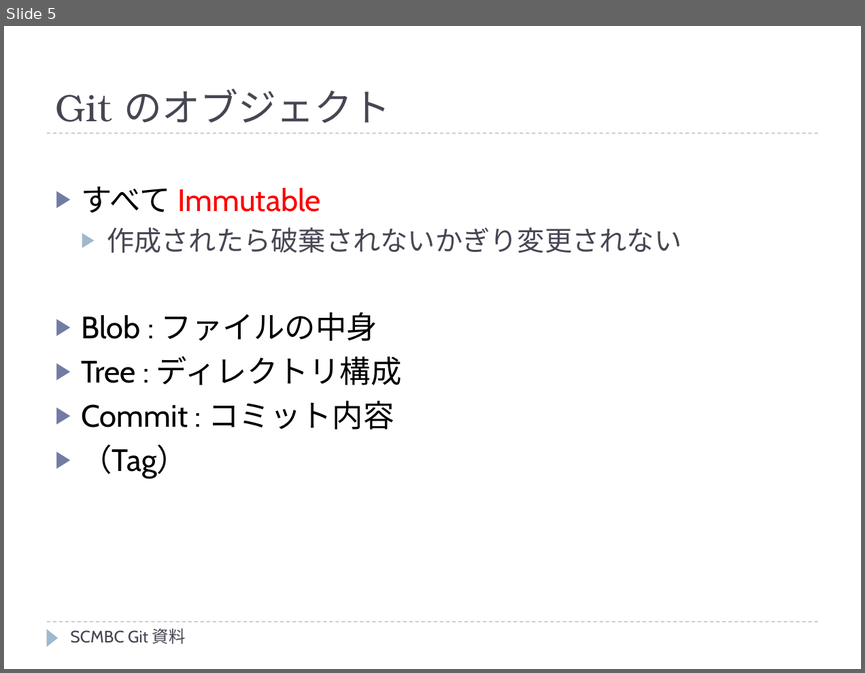
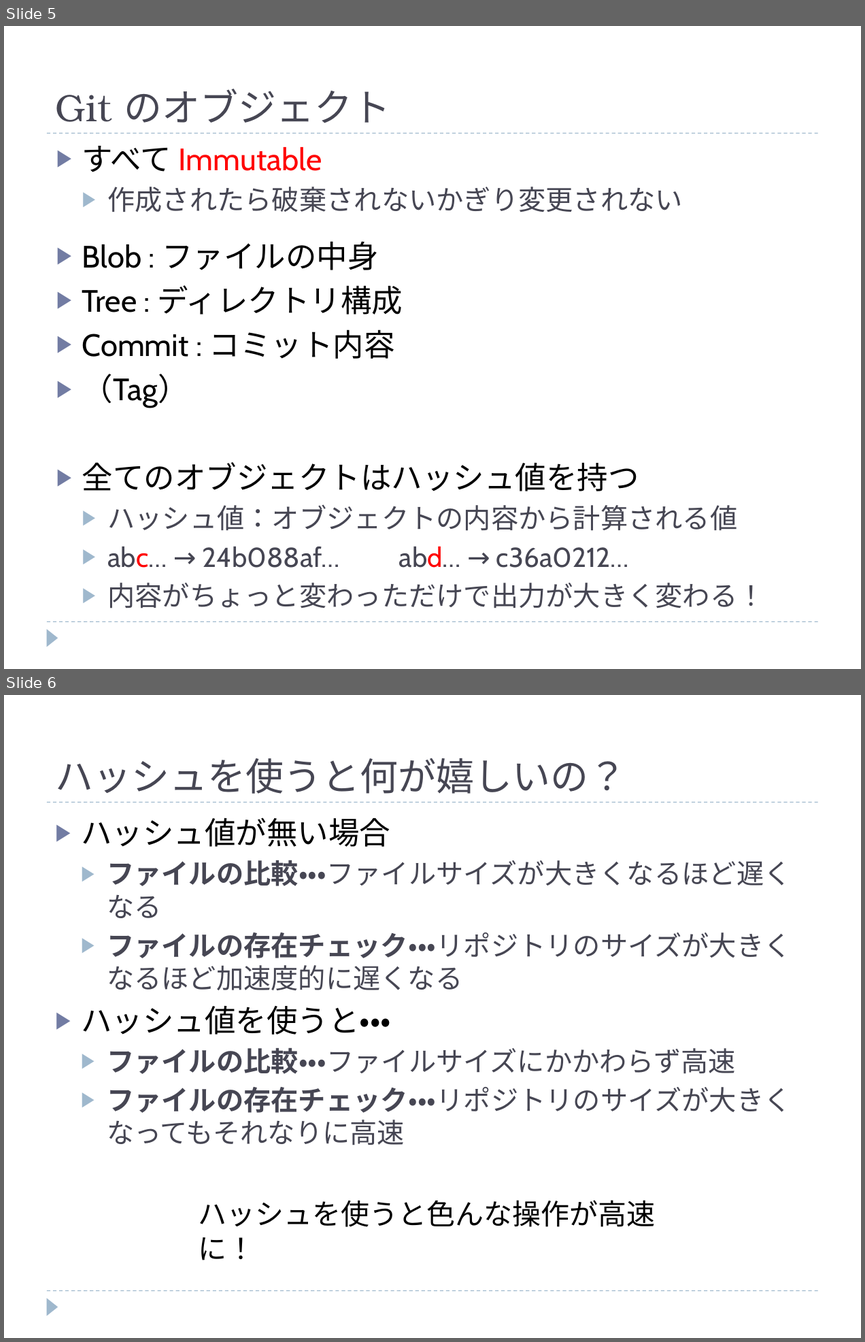
Before and after one commit to kyonmm/SCMBootCamp, a slide deck: git/presen/SCMBC_Git.pptx. Shown one above the other, each under a label of ours: slide 5 before the commit, slides 5 and 6 after it. The pictures are 865x673 and 865x1342 pixels, drawn with LibreOffice and Linux fonts; fonts in the diff are those of the drawing. Boxes give left, top, right and bottom in pixels: in the first picture for what was removed or moved away, otherwise in the second. Text is boxed around its words. In the diff, an @@ line names an element or a change of style, - is before the commit and + after.

Commit message:
Gitの資料を更新

```diff
--- a/git/presen/SCMBC_Git.pptx
+++ b/git/presen/SCMBC_Git.pptx
@@ slide 6 added at bbox=[4, 695, 861, 1338], background #FFFFFF; not listed: 3 template elements that a slide beside it also shows @@
@@ title added at bbox=[55, 758, 626, 794], 32 pt, text #464653 @@
+ハッシュを使うと何が嬉しいの？
@@ text added at bbox=[81, 817, 791, 1144], 23 pt, text #464653 @@
+▶ ハッシュ値が無い場合
+  ▶ ファイルの比較・・・ファイルサイズが大きくなるほど遅くなる
+  ▶ ファイルの存在チェック・・・リポジトリのサイズが大きくなるほど加速度的に遅くなる
+▶ ハッシュ値を使うと・・・
+  ▶ ファイルの比較・・・ファイルサイズにかかわらず高速
+  ▶ ファイルの存在チェック・・・リポジトリのサイズが大きくなってもそれなりに高速
@@ text added at bbox=[198, 1200, 655, 1227], 24 pt, text #000000 @@
+ハッシュを使うと色んな操作が高速に！
@@ slide 5 changed as well @@
@@ text added at bbox=[82, 146, 682, 212], 23 pt, text #464653 @@
+▶ すべて Immutable
+  ▶ 作成されたら破棄されないかぎり変更されない
@@ text at bbox=[81, 186, 681, 253]: paragraphs removed @@
-▶ すべて Immutable
-  ▶ 作成されたら破棄されないかぎり変更されない
@@ text "Blob : ファイルの中身": place and size @@
-text "Blob : ファイルの中身" at bbox=[81, 186, 681, 479]
+text "Blob : ファイルの中身" at bbox=[82, 241, 764, 608]
@@ text at bbox=[82, 462, 764, 608]: paragraphs added @@
+▶ 全てのオブジェクトはハッシュ値を持つ
+  ▶ ハッシュ値：オブジェクトの内容から計算される値
+  ▶ abc… → 24b088af… abd… → c36a0212…
+  ▶ 内容がちょっと変わっただけで出力が大きく変わる！
@@ text removed at bbox=[71, 628, 186, 643] @@
-SCMBC Git 資料
```
Also in this commit, not shown: 32 other slides changed, 11 other slides added, 9 slides removed.
